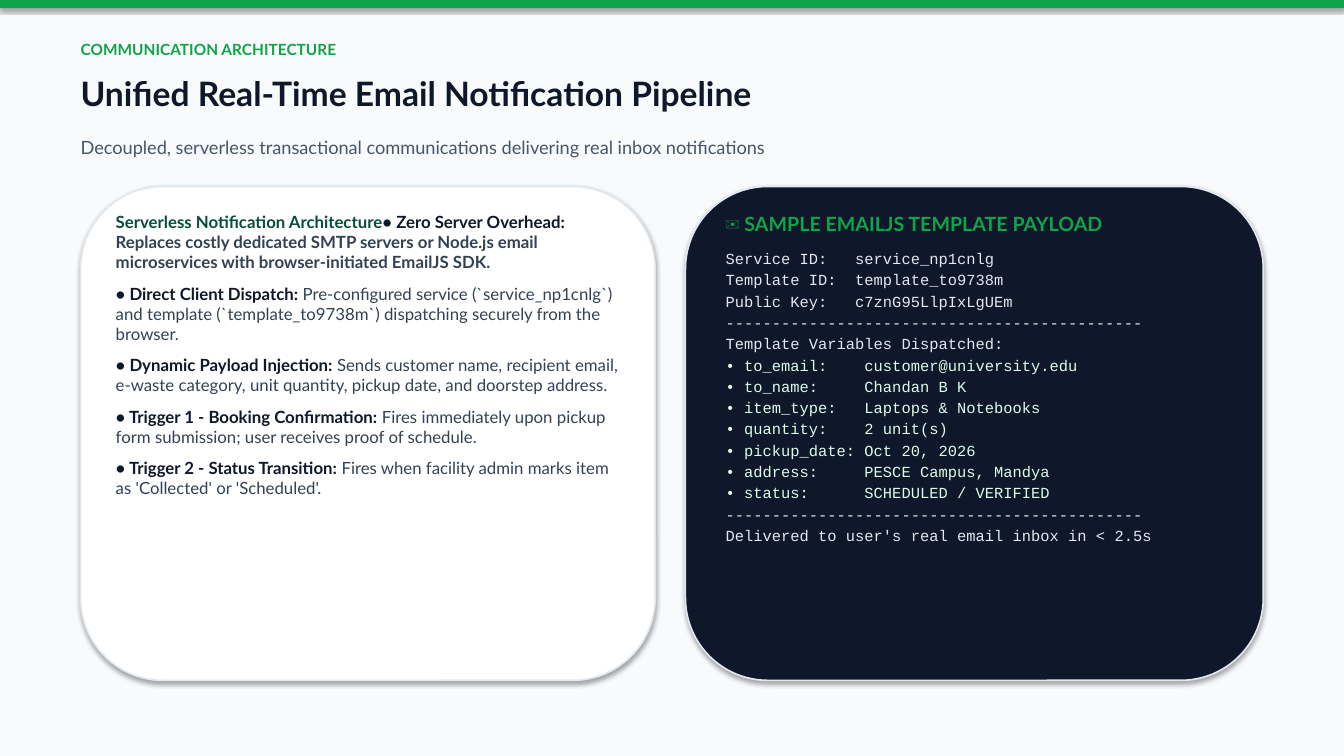
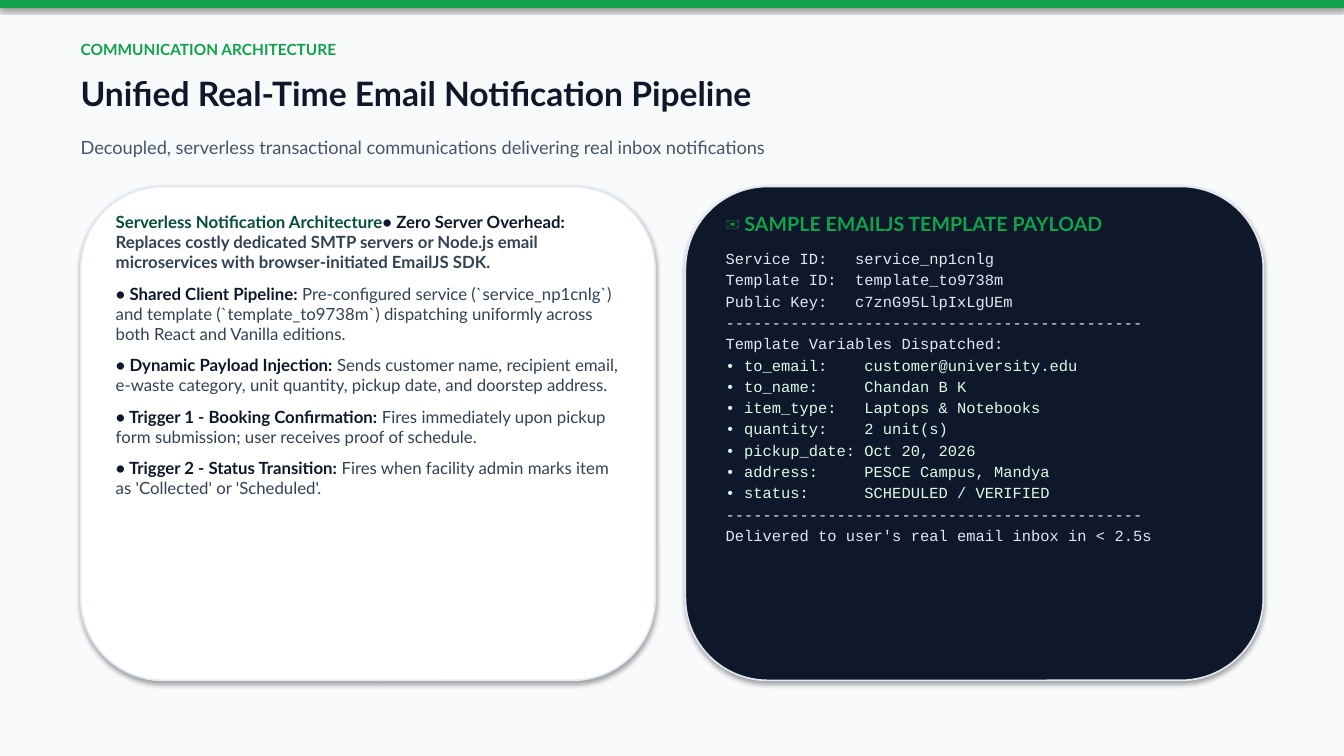
Before and after one commit to chandan-bk/ecocycle-vanilla, a slide deck: slide 11 of EcoCycle_Project_Presentation.pptx. Drawn at 1344x756 pixels with LibreOffice and Linux fonts; fonts in the diff are those of the drawing. Boxes give left, top, right and bottom in pixels: in the first picture for what was removed or moved away, otherwise in the second. Text is boxed around its words. In the diff, an @@ line names an element or a change of style, - is before the commit and + after.

Commit message:
docs(presentation): update presentation for general delivery with both React and Vanilla live sites

```diff
--- a/EcoCycle_Project_Presentation.pptx
+++ b/EcoCycle_Project_Presentation.pptx
@@ text at box(116, 287, 611, 340): text changed @@
-• Direct Client Dispatch: Pre-configured service (`service_np1cnlg`) and template (`template_to9738m`) dispatching securely from the browser.
+• Shared Client Pipeline: Pre-configured service (`service_np1cnlg`) and template (`template_to9738m`) dispatching uniformly across both React and Vanilla editions.
```
Also in this commit, not shown: 6 other slides changed, 1 other file.
